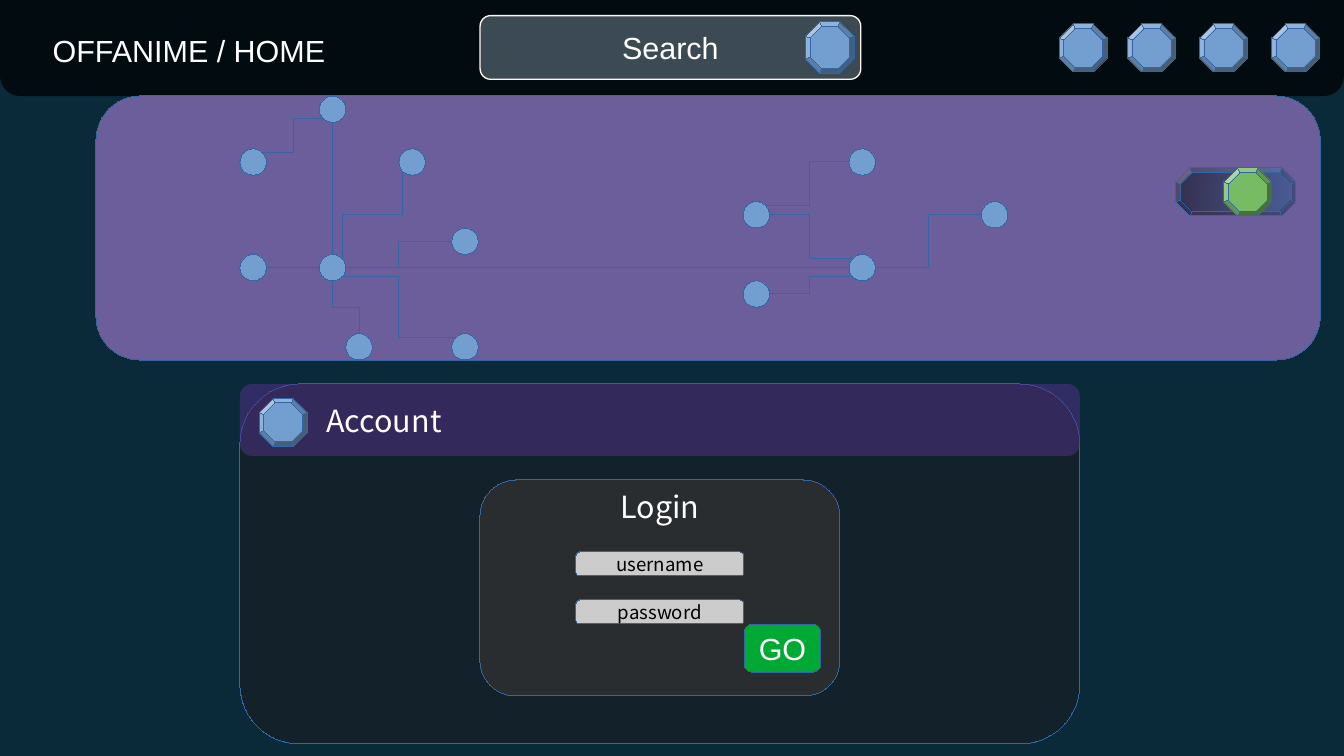
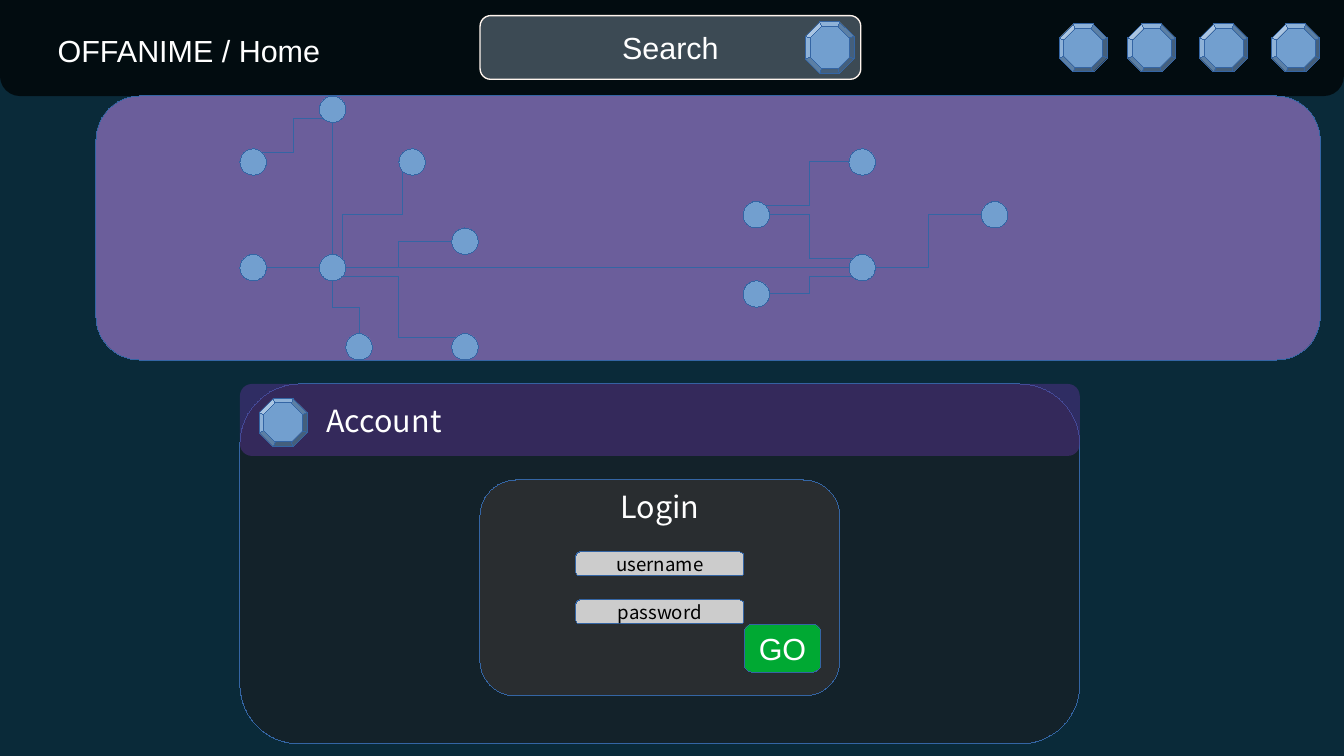
Before and after one commit to lebgdu543/OfflineAnime, a slide deck: slide 4 of offline anime website.odp (slide 3 before the commit). Drawn at 1344x756 pixels with LibreOffice and Linux fonts; fonts in the diff are those of the drawing. Boxes give left, top, right and bottom in pixels: in the first picture for what was removed or moved away, otherwise in the second. Text is boxed around its words. In the diff, an @@ line names an element or a change of style, - is before the commit and + after.

```diff
--- a/offline anime website.odp
+++ b/offline anime website.odp
@@ text at (x1=58, y1=40, x2=320, y2=63): text changed @@
-OFFANIME / HOME
+OFFANIME / Home
@@ freeform shape removed at (x1=1176, y1=168, x2=1295, y2=216) @@
@@ freeform shape removed at (x1=1224, y1=168, x2=1272, y2=216) @@
```
Also in this commit, not shown: 3 other slides changed, 7 slides added.
